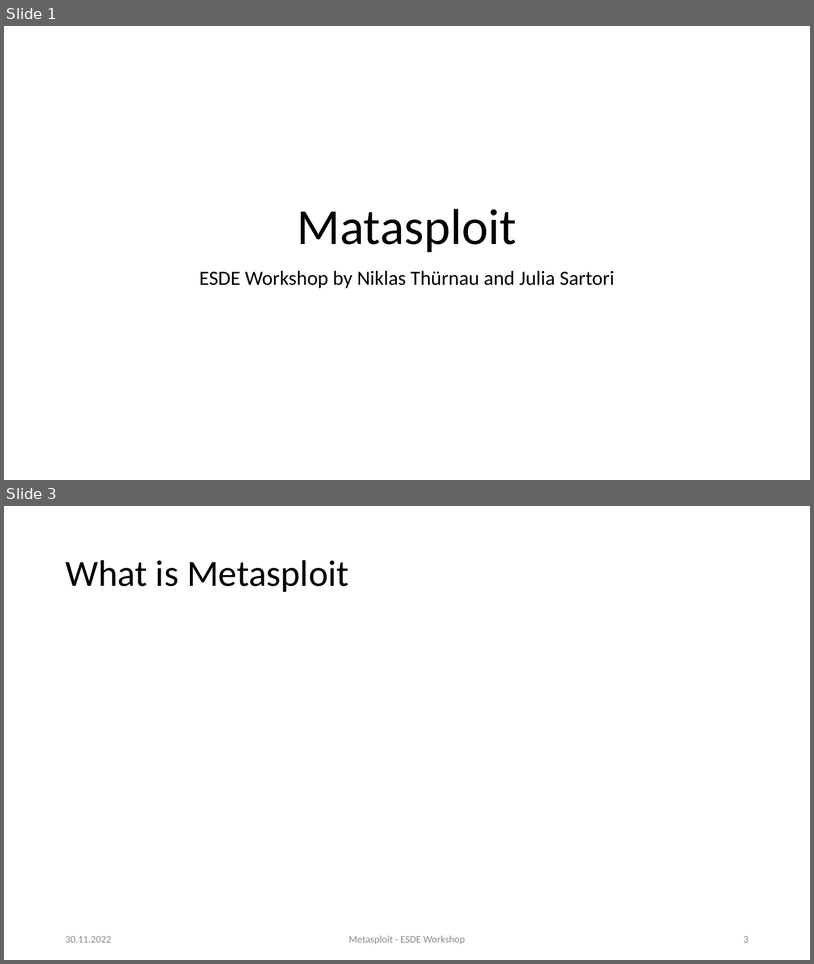
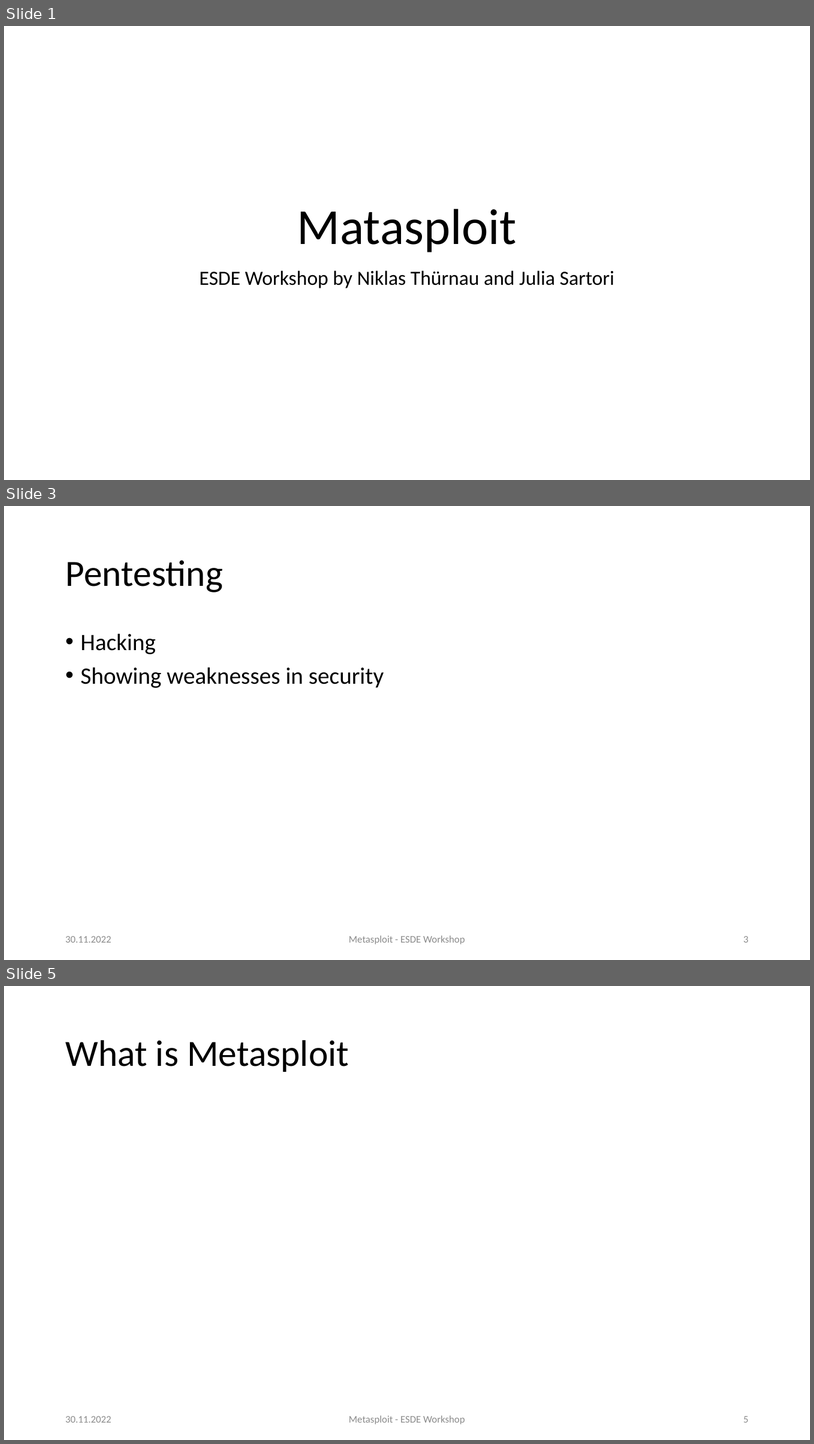
Before and after one commit to sebivenlo/ESDE_Metasploit_2022, a slide deck: presentation.pptx. Shown one above the other, each under a label of ours: slides 1 and 3 before the commit, slides 1, 3 and 5 after it; the slides between them are not shown. The pictures are 814x964 and 814x1444 pixels, drawn with LibreOffice and Linux fonts; fonts in the diff are those of the drawing. Boxes give left, top, right and bottom in pixels: in the first picture for what was removed or moved away, otherwise in the second. Text is boxed around its words. In the diff, an @@ line names an element or a change of style, - is before the commit and + after.

```diff
--- a/presentation.pptx
+++ b/presentation.pptx
@@ slide 3 added at <box>4,506,810,960</box>, background #FFFFFF @@
@@ title added at <box>65,560,223,592</box>, 44 pt, text #000000 @@
+Pentesting
@@ text added at <box>81,633,384,688</box>, 28 pt, text #000000 @@
+• Hacking
+• Showing weaknesses in security
@@ text added at <box>65,936,111,942</box>, 12 pt, text #8C8C8C @@
+30.11.2022
@@ text added at <box>349,935,465,944</box>, 12 pt, text #8C8C8C @@
+Metasploit - ESDE Workshop
@@ page number added at <box>744,936,749,942</box>, 12 pt, text #8C8C8C @@
+3
@@ what was slide 3 is now slide 5 @@
@@ page number at <box>744,1416,749,1422</box>: text changed @@
-3
+5
```
Also in this commit, not shown: 1 slide changed, 1 other slide added.
